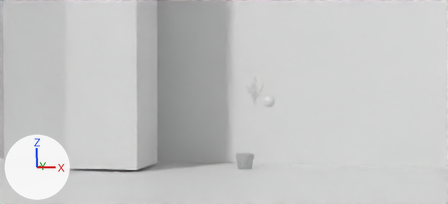
Renders of the Blender file blend-files/13.blend from each side of a commit.
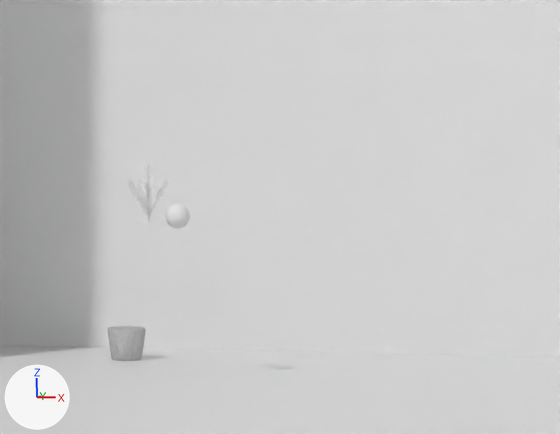
Each version appears first from the file's camera 'Camera', and next in a close-up on the part from 41% to 100% of the width and 0% to 100% of the height. The lights are fixed; the arrows at lower left show +X, +Y and +Z.

The first close-up shows 'LeafPine', 'Ornament_1', 'Plane', 'Plane.001', 'pot'.
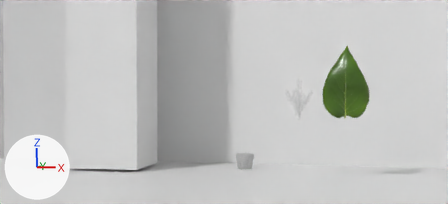
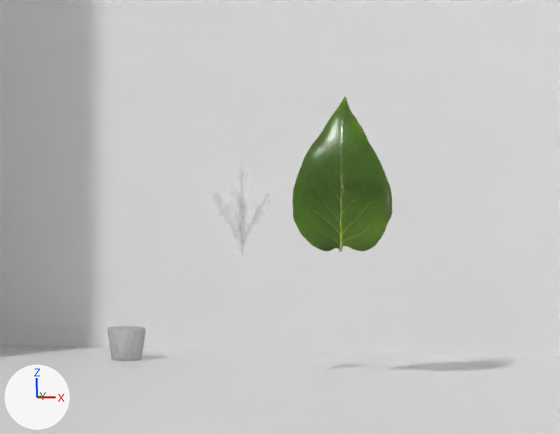
What the commit changed:
me_sphere is used by ob_ornament_1; location (0.235, -0.355, 0.431).
me_sphere had 86 vertices, 96 faces and spanned x -0.0327..0.0327, y -0.0327..0.0327, z -0.0327..0.0327.
me_sphere now has 0 vertices, 0 faces and spans empty.
me_sphere part 1: the whole mesh is rebuilt.
Object 'Leaf' (ob_leaf) is rescaled from (1.37, 1.37, 1.37) to (1.0, 1.0, 1.0).
In object 'Leaf' (ob_leaf), parent is now set to ob_assets.
Object 'Leaf' (ob_leaf) moves from (0.0228, 1.312, 0.172) to (0.0, 0.0, 0.126).
Object 'Leaf' (ob_leaf) turns from (0, 0, 93) to (0, 0, -1.9) degrees about x, y and z.
Object 'LeafPine' (ob_leafpine) is rescaled from (0.687, 0.687, 0.687) to (1.0, 1.0, 1.0).
In object 'LeafPine' (ob_leafpine), parent is now set to ob_assets.
Object 'LeafPine' (ob_leafpine) moves from (0.164, -0.355, 0.431) to (-0.241, -0.0353, 0.144).
Object 'LeafPine' (ob_leafpine) turns from (29, 2.7, 198) to (29, 2.7, -162) degrees about x, y and z.
In object 'Ornament_1' (ob_ornament_1), parent is now set to ob_assets.
Object 'Ornament_1' (ob_ornament_1) moves from (0.235, -0.355, 0.431) to (0.254, -0.00616, 0.143).
Object 'Assets' (ob_assets) is new.
Its location is (0.642, -0.255, 0.213).

Pixel boxes (x1, y1, x2, y2) of what changed, in the close-ups (560 x 434 px):
'Leaf', moved, turned, rescaled (not visible before): after (292, 97, 392, 252)
'LeafPine', moved, turned, rescaled: before (128, 163, 169, 224); after (212, 168, 272, 258)
'Ornament_1', no longer drawn: before (165, 203, 190, 229)
